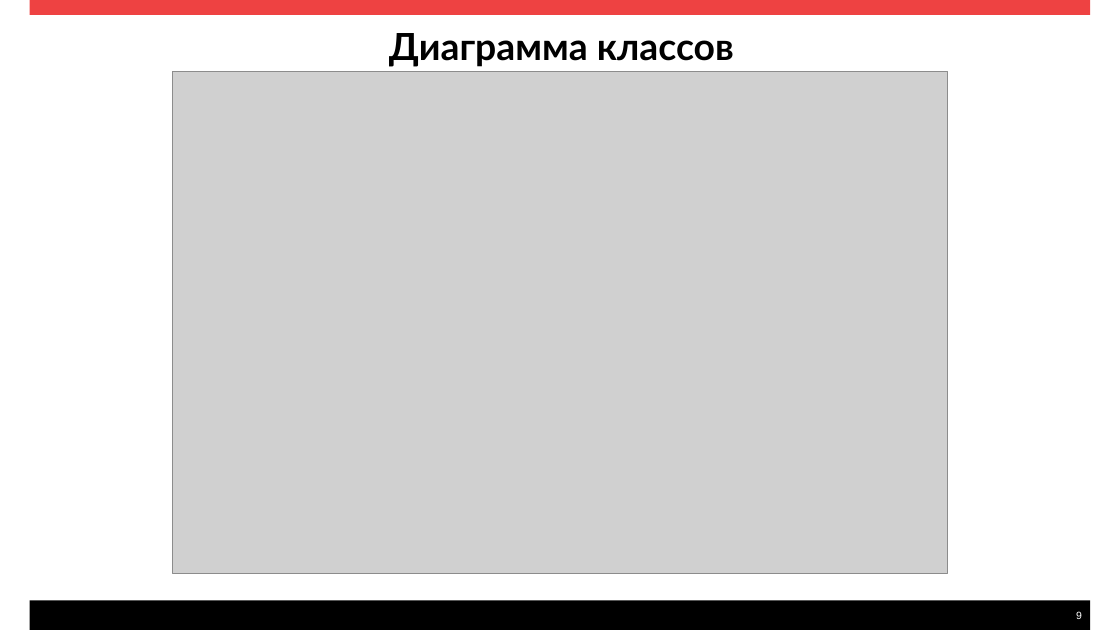
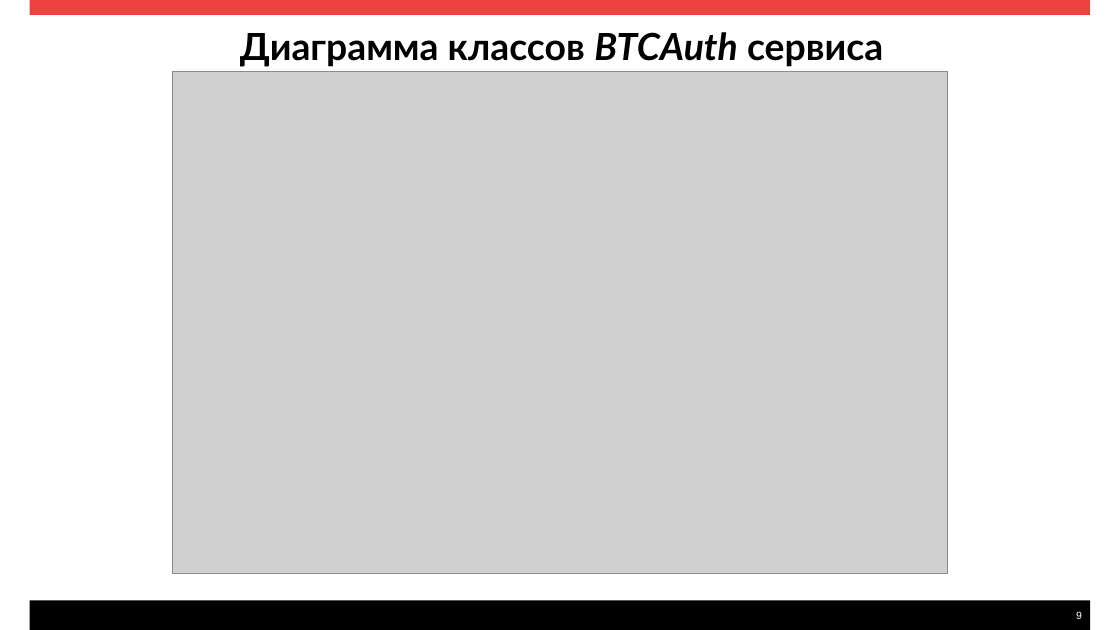
Before and after one commit to T1DEe/MAGWalletDP, a slide deck: slide 9 of Диплом. Документация/Презентация.pptx. Drawn at 1120x630 pixels with LibreOffice and Linux fonts; fonts in the diff are those of the drawing; grey boxes stand for pictures. Boxes give left, top, right and bottom in pixels: in the first picture for what was removed or moved away, otherwise in the second. Text is boxed around its words. In the diff, an @@ line names an element or a change of style, - is before the commit and + after.

```diff
--- a/Диплом. Документация/Презентация.pptx
+++ b/Диплом. Документация/Презентация.pptx
@@ text at (x1=240, y1=32, x2=883, y2=67): text changed @@
-Диаграмма классов
+Диаграмма классов BTCAuth сервиса
```
Also in this commit, not shown: 1 other slide changed, 14 other files.
